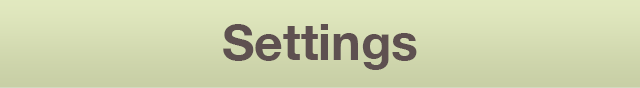
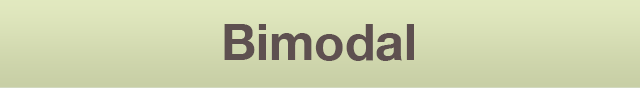
The second 640px x 88px image is a revision of the first. Changes to its layers:
added layer "Bimodal" above "Remote" over (224, 24, 414, 61)
hid "Settings" over (223, 24, 417, 70)
